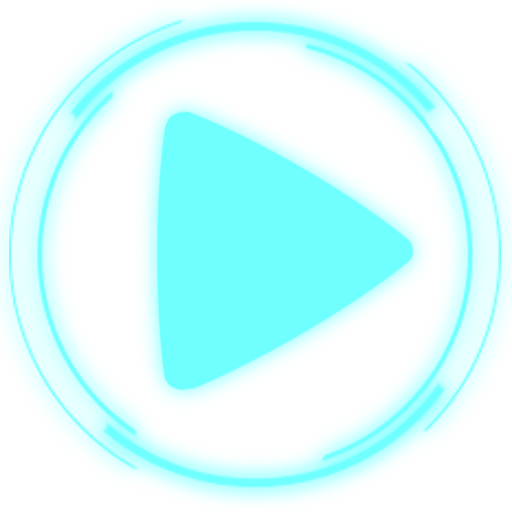
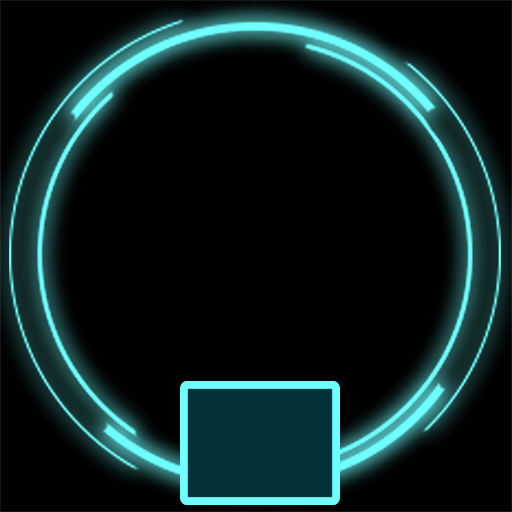
Revision of a layered 512px x 512px image; what changed, layer by layer:
removed layer "Polygon 1" over [157, 105, 414, 391]
added layer "Rounded Rectangle 1" above "Layer 10 copy" over [180, 381, 340, 505]
moved "Polygon 1 copy" into group "Play", painted on it over [131, 87, 437, 414]
added group "Rings" with 3 layers above "Layer 4" over [0, 0, 512, 512]
moved "Ellipse 1 copy 7" (2nd of 2, in "Rings") into group "Rings", painted on it over [9, 9, 501, 498]
moved "Ellipse 1 copy 8" (2nd of 2, in "Rings") into group "Rings", painted on it over [0, 0, 512, 512]
moved "Ellipse 1 copy 6" (2nd of 2, in "Rings") into group "Rings", painted on it over [0, 0, 512, 512]
showed "Layer 4", painted on it over [0, 0, 512, 512]
